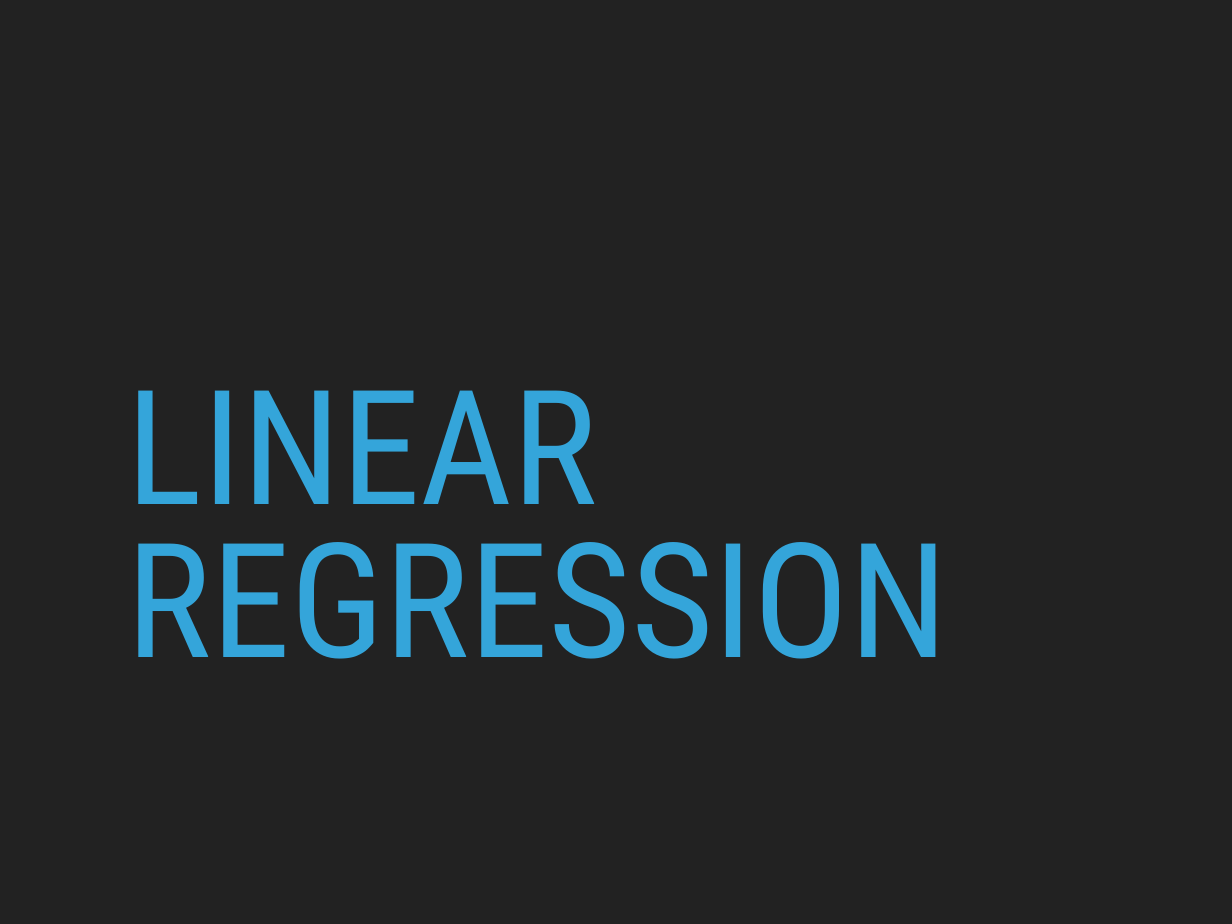
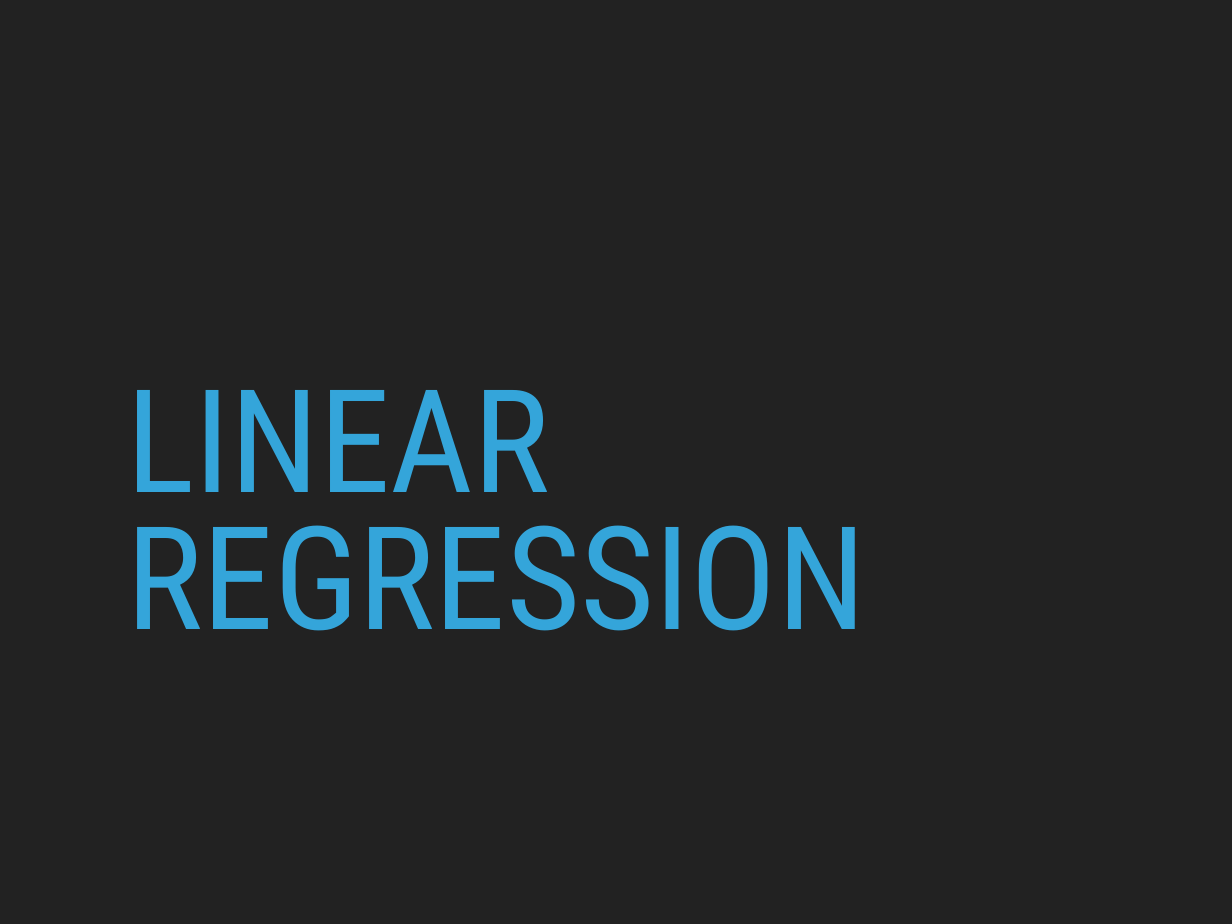
Before and after one commit to patricks1/python-for-data-science, a slide deck: slide 6 of Session09/Session9_Slides.pptx. Drawn at 1232x924 pixels with LibreOffice and Linux fonts; fonts in the diff are those of the drawing. Boxes give left, top, right and bottom in pixels: in the first picture for what was removed or moved away, otherwise in the second. Text is boxed around its words. In the diff, an @@ line names an element or a change of style, - is before the commit and + after.

```diff
--- a/Session09/Session9_Slides.pptx
+++ b/Session09/Session9_Slides.pptx
@@ title "LINEAR REGRESSION" at [127,390,866,631]: size 132.6 to 119.3 pt @@
```
Also in this commit, not shown: 8 other slides changed, 2 other files.
